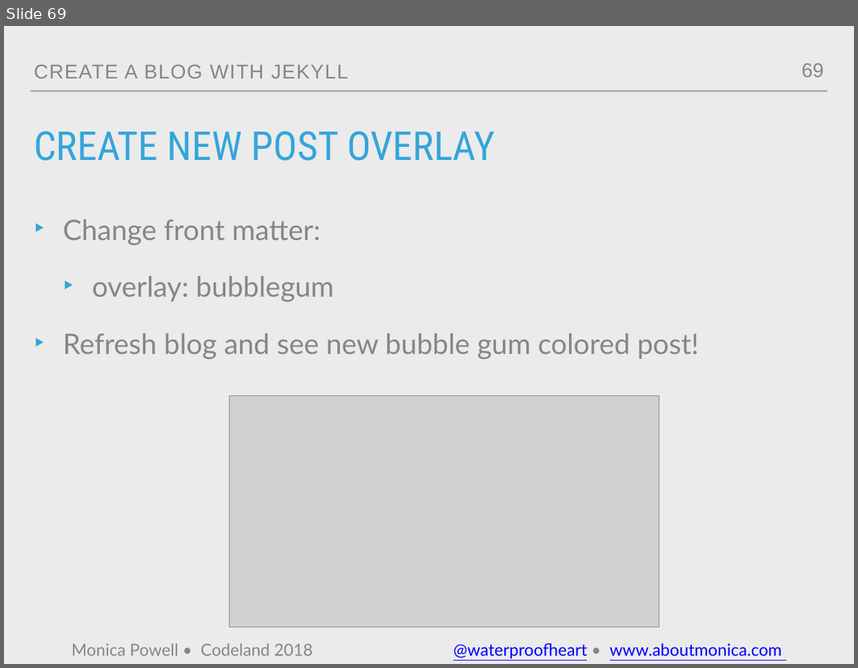
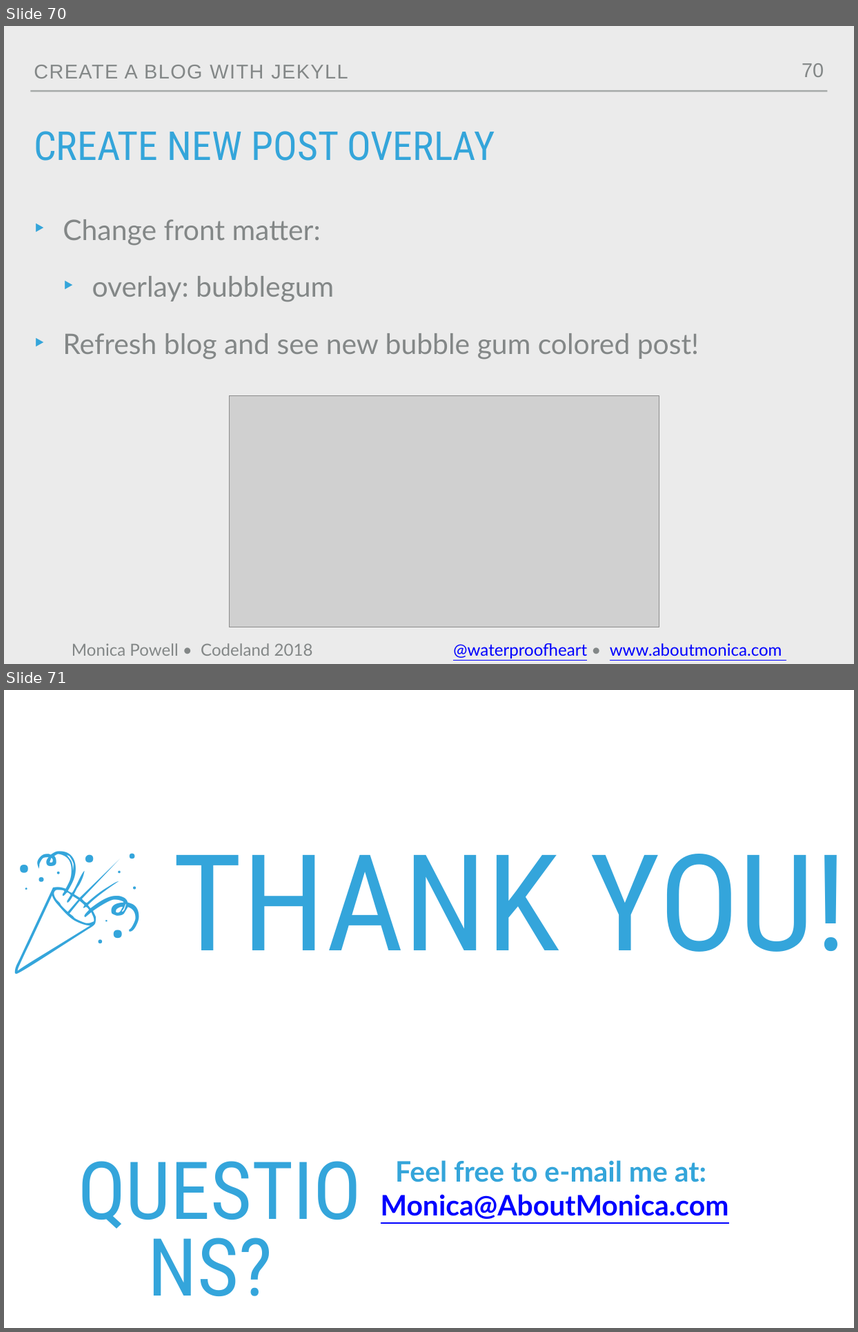
Before and after one commit to M0nica/codeland-workshop, a slide deck: codeland2018.pptx. Shown one above the other, each under a label of ours: slide 69 before the commit, slides 70 and 71 after it. The pictures are 858x668 and 858x1332 pixels, drawn with LibreOffice and Linux fonts; fonts in the diff are those of the drawing; grey boxes stand for pictures; background and template pictures are left out. Boxes give left, top, right and bottom in pixels: in the first picture for what was removed or moved away, otherwise in the second. Text is boxed around its words. In the diff, an @@ line names an element or a change of style, - is before the commit and + after.

```diff
--- a/codeland2018.pptx
+++ b/codeland2018.pptx
@@ slide 71 added at (x1=4, y1=690, x2=854, y2=1328), background #FFFFFF @@
@@ title added at (x1=172, y1=854, x2=848, y2=952), 161.5 pt, text #34A5DB @@
+🎉 THANK YOU!
@@ text added at (x1=62, y1=1154, x2=377, y2=1328), 96.3 pt, text #34A5DB @@
+QUESTIONS?
@@ text added at (x1=381, y1=1160, x2=729, y2=1219), 34 pt, text #0000FF, bold, underline @@
+  Feel free to e-mail me at: Monica@AboutMonica.com
@@ what was slide 69 is now slide 70 @@
@@ page number at (x1=802, y1=63, x2=824, y2=77): text changed @@
-69
+70
```
Also in this commit, not shown: 21 slides changed, 1 other slide added, 3 other files.
